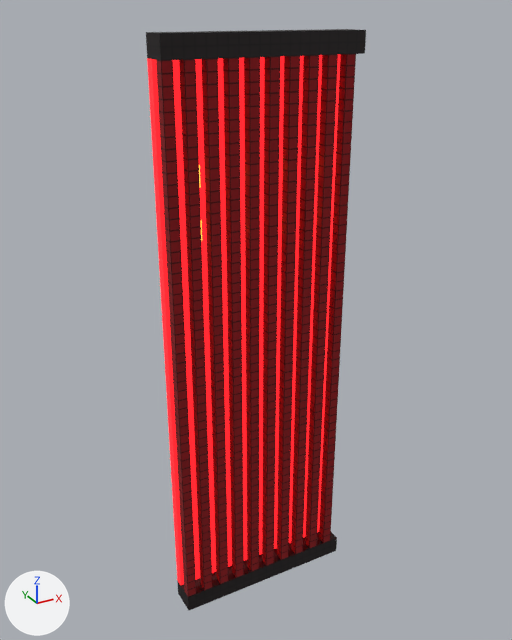
A saved change to the glTF model game/assets/kit/stage/slatted_backdrop.glb.
Rendered twice from a 50 mm camera at (-1.61, -2.88, 3.09) aimed at (0.0, 0.06, 1.62). Arrows for +X, +Y and +Z are at lower left; the lights stay in place. The picture after the commit comes second. Vertices at exactly the same position are counted once.

Script lines for the objects in view, before the commit:
```python
me_slatted_backdrop = bpy.data.meshes.new('slatted_backdrop')
me_slatted_backdrop.from_pydata(...)  # 212 vertices, 270 faces; spans x -0.5..0.5, y -0.08..0.08, z 0.0..3.0
# faces by material slot: [98, 32, 60, 80]
me_slatted_backdrop.materials.append(mat_beamblack)
me_slatted_backdrop.materials.append(mat_shelfamber_emissive)  # orange #ff8a30, glowing orange #ff8a30
me_slatted_backdrop.materials.append(mat_slatred_emissive)  # red #d0161c, glowing red #ff1e25
me_slatted_backdrop.materials.append(mat_velvetred)
ob_slatted_backdrop = bpy.data.objects.new('slatted_backdrop', me_slatted_backdrop)
ob_slatted_backdrop.location = (0.0, 0.0, 0.0)
```
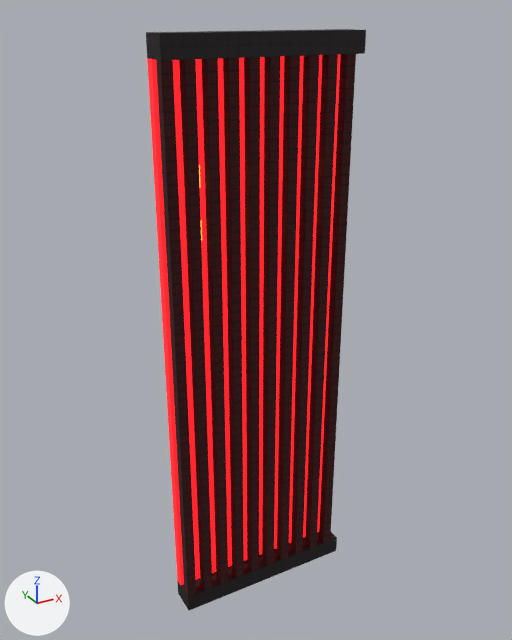
The change, as a diff of the scene's bpy script:
```diff
--- a/game/assets/kit/stage/slatted_backdrop.glb.py
+++ b/game/assets/kit/stage/slatted_backdrop.glb.py
@@ mat_velvetshadow @@
+mat_velvetshadow = bpy.data.materials.new('VelvetShadow')
+# colours: dark red #400409
+# uses the picture img_bc_seam
@@ me_slatted_backdrop @@
 me_slatted_backdrop.from_pydata(...)  # 212 vertices, 270 faces; spans x -0.5..0.5, y -0.08..0.08, z 0.0..3.0
 # used by ob_slatted_backdrop; location = (0.0, 0.0, 0.0)
+# me_slatted_backdrop part 1: all 80 faces that had it switch from mat_velvetred to mat_velvetshadow
 me_slatted_backdrop.materials.append(mat_beamblack)
```

Changed parts and their boxes (x1, y1, x2, y2) in the pictures (512 x 640 px):
part 1 of me_slatted_backdrop, recoloured: (156, 54, 356, 597) in both
